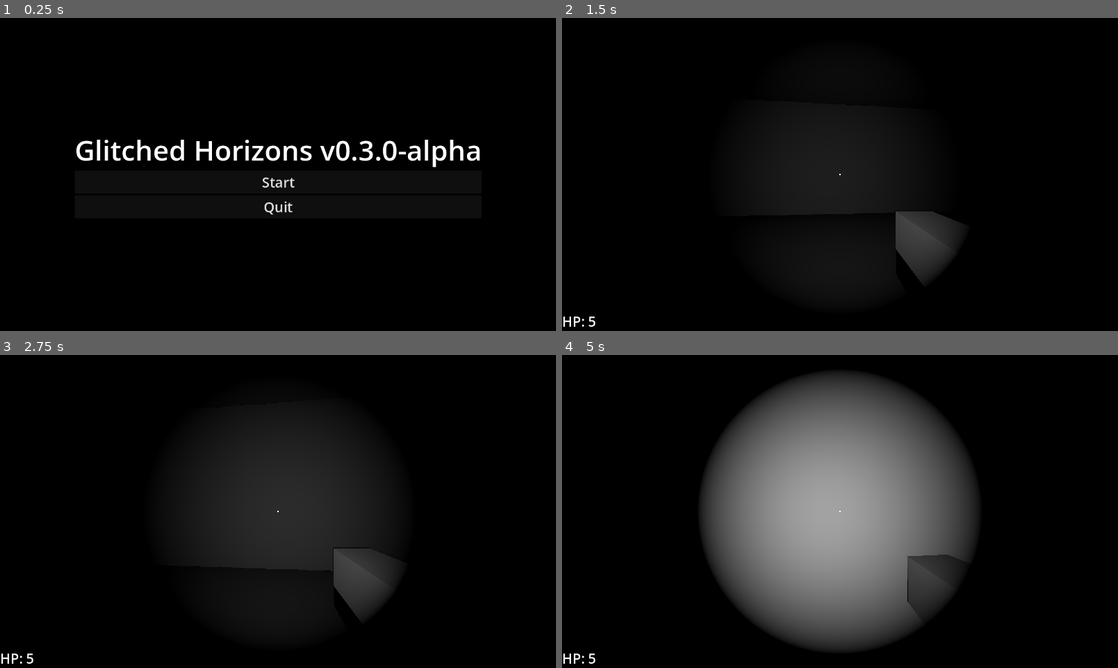
Above: before the commit, frames 1-4 (two rows, left to right).
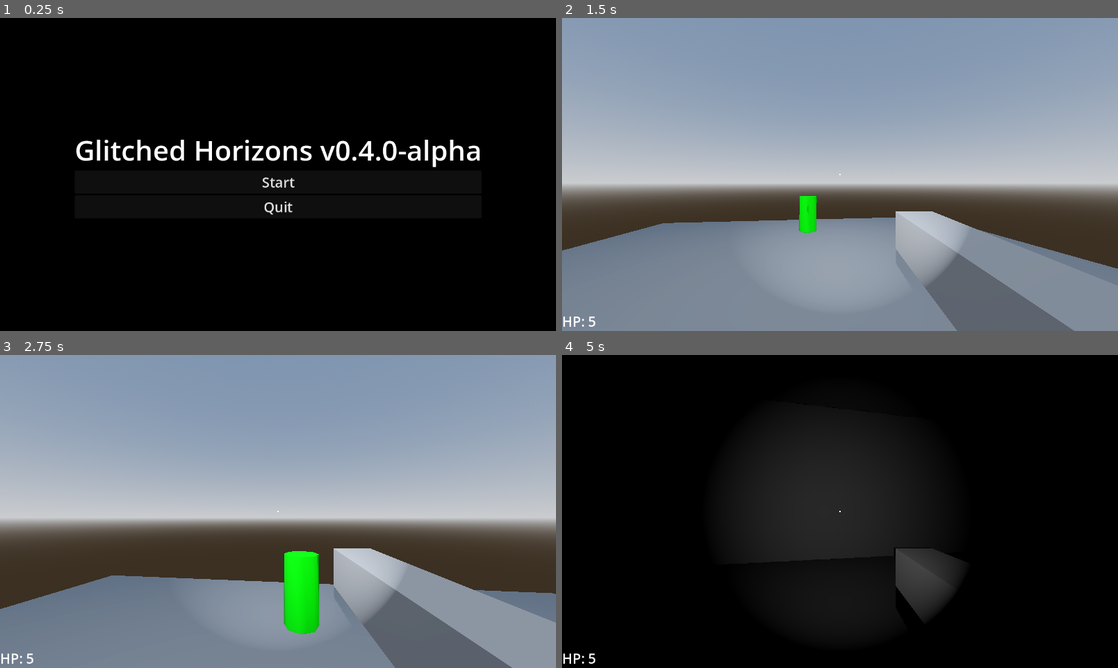
Above: after the commit, the same moments.

Repository: EnderiousGaming/R0-0TRoguelike
Game: Godot game, scene res://scenes/main_menu.tscn
Same seed, same stepped clock (60 frames per second), same inputs: the game is played once before the commit and once after it.
Inputs (mouse positions are in pixels of both pictures, inside the frame that each line leads up to):
- Up to frame 1 (0.25 s): no input
- Up to frame 2 (1.5 s): click "Start" at 0.5 s; tap Enter (ui_accept) at 1.25 s; move the mouse to (867, 174) at 1.27 s; hold Up (ui_up) from 1.28 s (still down); click (867, 174) at 1.35 s
- Up to frame 3 (2.75 s): keep holding Up (ui_up); tap Enter (ui_accept) at 1.52, 2.27 s; move the mouse to (250, 511) at 2.02 s; click (250, 511) at 2.1 s
- Up to frame 4 (5 s): keep holding Up (ui_up); move the mouse to (851, 505) at 2.77 s; click (851, 505) at 2.85 s; move the mouse to (834, 517) at 3.52 s; click (834, 517) at 3.6 s; tap Enter (ui_accept) at 3.77, 4.52 s; move the mouse to (878, 514) at 4.27 s; click (878, 514) at 4.35 s

The runs differ from the first frame. In frame 1, 0.1% of the frame differs, in the area x 64-68%, y 39-46%; in frame 2, 100%, in the area x 0-100%, y 0-100%; in frame 3, 99%; in frame 4, 33%.

Commit message:
Added main menu, pause menu, game over screen, and hub

Diff:
--- /dev/null
+++ b/scenes/game_over.gd
@@ -0,0 +1,9 @@
+extends Control
+
+func _ready():
+	# CRUCIAL: Free the mouse so you can actually click the button!
+	Input.set_mouse_mode(Input.MOUSE_MODE_VISIBLE)
+
+func _on_button_pressed():
+	# Teleport the player back to the new Hub area
+	get_tree().change_scene_to_file("res://scenes/hub.tscn")
--- /dev/null
+++ b/scenes/game_over.tscn
@@ -0,0 +1,47 @@
+[gd_scene format=3 uid="uid://dlkwhw8pso5si"]
+
+[ext_resource type="Script" uid="uid://cumqd4xhyng28" path="res://scenes/game_over.gd" id="1_xeevv"]
+
+[node name="GameOver" type="Control" unique_id=694748295]
+layout_mode = 3
+anchors_preset = 15
+anchor_right = 1.0
+anchor_bottom = 1.0
+grow_horizontal = 2
+grow_vertical = 2
+script = ExtResource("1_xeevv")
+
+[node name="ColorRect" type="ColorRect" parent="." unique_id=884428535]
+layout_mode = 1
+anchors_preset = 15
+anchor_right = 1.0
+anchor_bottom = 1.0
+grow_horizontal = 2
+grow_vertical = 2
+color = Color(0.31400958, 4.2716042e-07, 1.3235956e-07, 1)
+
+[node name="VBoxContainer" type="VBoxContainer" parent="." unique_id=883927832]
+layout_mode = 1
+anchors_preset = 8
+anchor_left = 0.5
+anchor_top = 0.5
+anchor_right = 0.5
+anchor_bottom = 0.5
+offset_left = -20.0
+offset_top = -20.0
+offset_right = 20.0
+offset_bottom = 20.0
+grow_horizontal = 2
+grow_vertical = 2
+
+[node name="Label" type="Label" parent="VBoxContainer" unique_id=1421137956]
+layout_mode = 2
+theme_override_font_sizes/font_size = 64
+text = "CRITICAL SYSTEM FAILURE"
+
+[node name="Button" type="Button" parent="VBoxContainer" unique_id=924035143]
+layout_mode = 2
+theme_override_font_sizes/font_size = 32
+text = "REBOOT TO HUB"
+
+[connection signal="pressed" from="VBoxContainer/Button" to="." method="_on_button_pressed"]
--- /dev/null
+++ b/scenes/hub.tscn
@@ -0,0 +1,52 @@
+[gd_scene format=3 uid="uid://b1xtj1of64pis"]
+
+[ext_resource type="PackedScene" uid="uid://bjifcg4kkf0n6" path="res://scenes/player.tscn" id="1_qssp3"]
+[ext_resource type="Script" uid="uid://cqvhc1rklv1up" path="res://scenes/portal.gd" id="2_d1od2"]
+
+[sub_resource type="ProceduralSkyMaterial" id="ProceduralSkyMaterial_d1od2"]
+sky_horizon_color = Color(0.66224277, 0.6717428, 0.6867428, 1)
+ground_horizon_color = Color(0.66224277, 0.6717428, 0.6867428, 1)
+
+[sub_resource type="Sky" id="Sky_w6xti"]
+sky_material = SubResource("ProceduralSkyMaterial_d1od2")
+
+[sub_resource type="Environment" id="Environment_7wvbm"]
+background_mode = 2
+sky = SubResource("Sky_w6xti")
+tonemap_mode = 2
+glow_enabled = true
+
+[sub_resource type="StandardMaterial3D" id="StandardMaterial3D_w6xti"]
+albedo_color = Color(0, 1, 0, 1)
+
+[sub_resource type="CylinderShape3D" id="CylinderShape3D_7wvbm"]
+
+[node name="Hub" type="Node3D" unique_id=320873723]
+
+[node name="WorldEnvironment" type="WorldEnvironment" parent="." unique_id=437083401]
+environment = SubResource("Environment_7wvbm")
+
+[node name="CSGBox3D" type="CSGBox3D" parent="." unique_id=718225917]
+use_collision = true
+size = Vector3(20, 1, 20)
+
+[node name="OmniLight3D" type="OmniLight3D" parent="." unique_id=113507466]
+transform = Transform3D(1, 0, 0, 0, 1, 0, 0, 0, 1, 0, 13.166023, 0)
+light_energy = 3.0
+omni_range = 20.0
+
+[node name="Player" parent="." unique_id=665301636 instance=ExtResource("1_qssp3")]
+transform = Transform3D(1, 0, 0, 0, 1, 0, 0, 0, 1, 0, 2.6213646, 6.8386908)
+
+[node name="CSGCylinder3D" type="CSGCylinder3D" parent="." unique_id=1204194881]
+transform = Transform3D(1, 0, 0, 0, 1, 0, 0, 0, 1, -0.035, 1.5, -6.29097)
+material = SubResource("StandardMaterial3D_w6xti")
+
+[node name="Portal" type="Area3D" parent="." unique_id=1148653944]
+transform = Transform3D(1, 0, 0, 0, 1, 0, 0, 0, 1, -0.035, 1.5, -6.29097)
+script = ExtResource("2_d1od2")
+
+[node name="CollisionShape3D" type="CollisionShape3D" parent="Portal" unique_id=121187953]
+shape = SubResource("CylinderShape3D_7wvbm")
+
+[connection signal="body_entered" from="Portal" to="Portal" method="_on_body_entered"]
--- a/scenes/main_menu.tscn
+++ b/scenes/main_menu.tscn
@@ -5,7 +5,7 @@
 
 func _on_start_button_pressed():
 	# Teleport the player into the digital void
-	get_tree().change_scene_to_file(\"res://scenes/world.tscn\")
+	get_tree().change_scene_to_file(\"res://scenes/hub.tscn\")
 
 func _on_quit_button_pressed():
 	# Close the application
@@ -47,7 +47,7 @@
 [node name="Label" type="Label" parent="VBoxContainer" unique_id=1014888646]
 layout_mode = 2
 theme_override_font_sizes/font_size = 64
-text = "Glitched Horizons v0.3.0-alpha"
+text = "Glitched Horizons v0.4.0-alpha"
 
 [node name="StartButton" type="Button" parent="VBoxContainer" unique_id=1886776590]
 layout_mode = 2
--- a/scenes/player.gd
+++ b/scenes/player.gd
@@ -117,8 +117,8 @@
 
 func die():
 	print("CRITICAL FAILURE: R0-0T Offline.")
-	# This instantly resets the current level back to the beginning!
-	get_tree().reload_current_scene()
+	# DEFERRED: Wait for the enemy's bite physics to finish, THEN load the Game Over screen!
+	get_tree().call_deferred("change_scene_to_file", "res://scenes/game_over.tscn")
 
 func toggle_pause():
 	# Flip the pause state
--- /dev/null
+++ b/scenes/portal.gd
@@ -0,0 +1,8 @@
+extends Area3D
+
+func _on_body_entered(body):
+	if body.is_in_group("player"):
+		print("Uplink established. Entering the void...")
+
+		# DEFERRED: Wait for physics to finish, THEN change the scene!
+		get_tree().call_deferred("change_scene_to_file", "res://scenes/world.tscn")
Not shown, added: scenes/game_over.gd.uid
Not shown, added: scenes/portal.gd.uid
